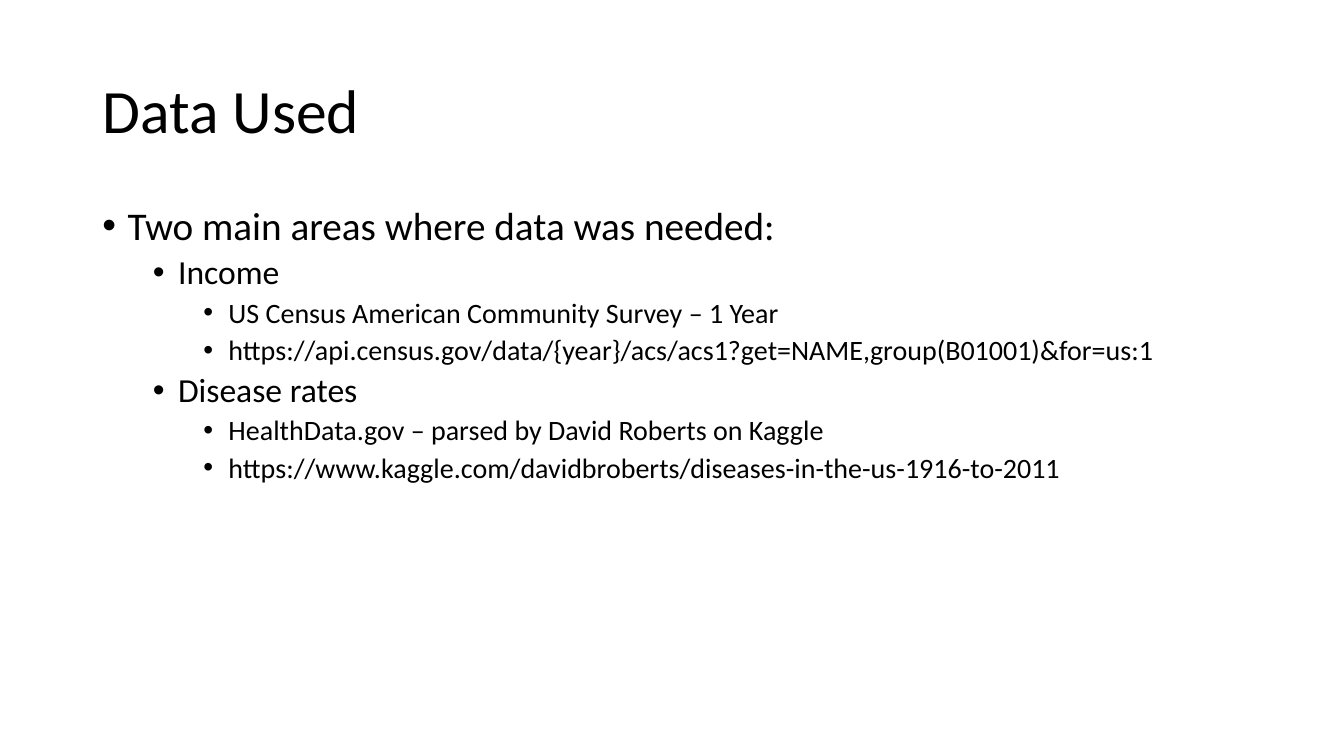
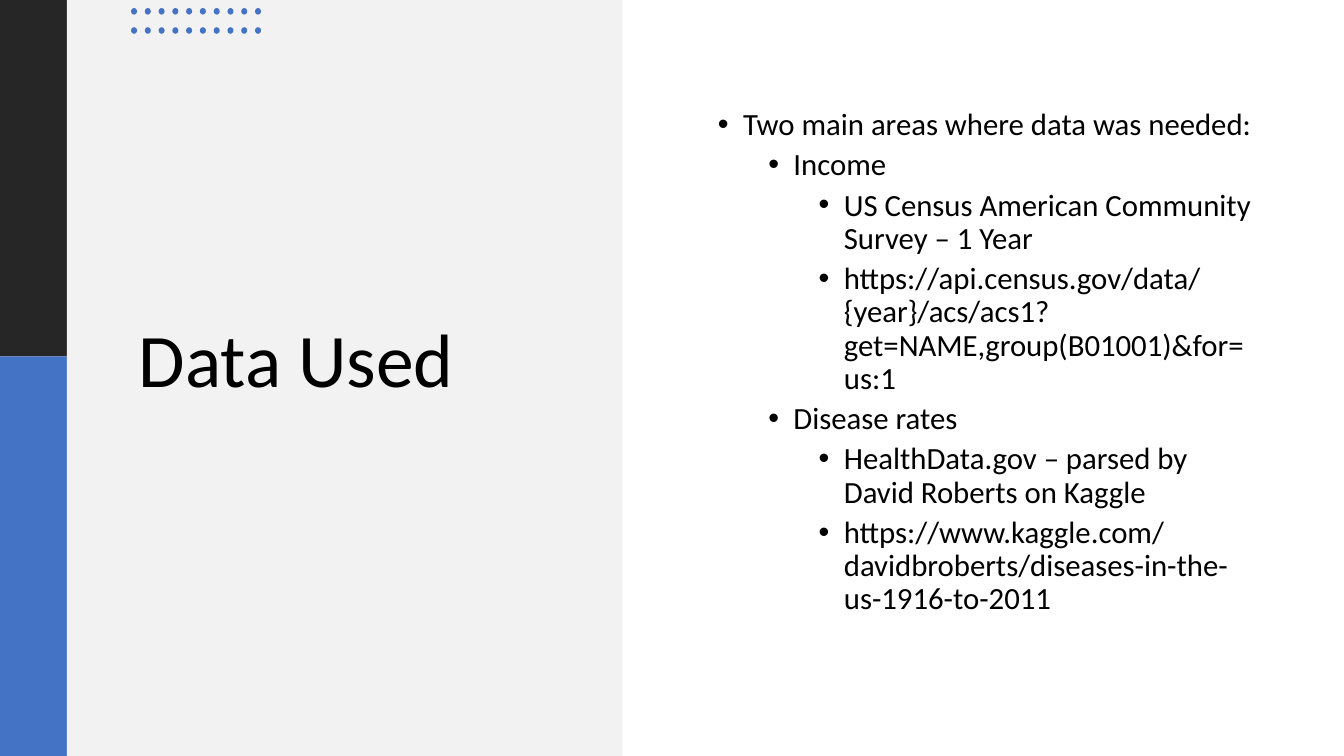
Before and after one commit to SamClements94/Project-1, a slide deck: slide 3 of Effects of Income Level on Disease Rates.pptx. Drawn at 1344x756 pixels with LibreOffice and Linux fonts; fonts in the diff are those of the drawing. Boxes give left, top, right and bottom in pixels: in the first picture for what was removed or moved away, otherwise in the second. Text is boxed around its words. In the diff, an @@ line names an element or a change of style, - is before the commit and + after.

```diff
--- a/Effects of Income Level on Disease Rates.pptx
+++ b/Effects of Income Level on Disease Rates.pptx
@@ rectangle added at (x1=0, y1=0, x2=67, y2=357), fill #262626 @@
@@ rectangle added at (x1=67, y1=0, x2=622, y2=756), fill #F2F2F2 @@
@@ group added at (x1=131, y1=8, x2=261, y2=33): 20 ellipses @@
@@ text "Two main areas where data ..." moved from (x1=128, y1=212, x2=1152, y2=483) to (x1=743, y1=113, x2=1250, y2=610) @@
@@ text "Two main areas where data ..." at (x1=743, y1=113, x2=1250, y2=610): size 28 to 22 pt in "Two main areas where data was needed:"; size 24 to 22 pt in "Income", "Disease rates"; size 20 to 22 pt in "US Census American Community Survey – 1 ...", "https://api.census.gov/data/{year}/acs/acs1?get=NAME,group(B ...", "HealthData.gov – parsed by David Roberts on ...", "https://www.kaggle.com/davidbroberts/diseases-in-the-us-1916 ..."; vertical alignment top to middle @@
@@ title "Data Used" moved from (x1=102, y1=90, x2=360, y2=134) to (x1=139, y1=334, x2=453, y2=388) @@
@@ title "Data Used" at (x1=139, y1=334, x2=453, y2=388): size 44 to 54 pt @@
@@ rectangle added at (x1=0, y1=357, x2=67, y2=756), fill #4472C4 @@
```
Also in this commit, not shown: 6 other slides changed, 6 slides added, 2 slides removed, 1 other file.
